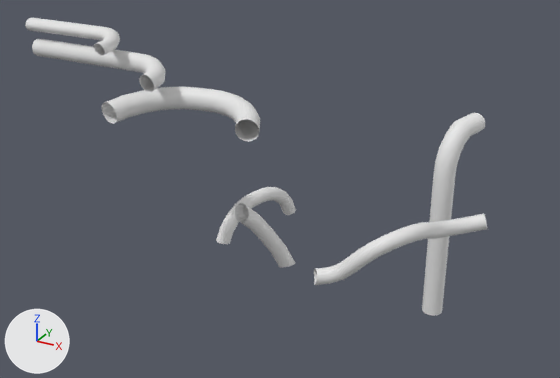
Renders of the FBX model Assets/Models/Level 1/FakePipes.FBX from each side of a commit.
Camera for both pictures: a camera (50 mm lens) standing at (2.008, -3.225, 0.552) and looking at (1.36, -2.047, -0.037). The axes (+X, +Y, +Z) are drawn at lower left. The lights are the same throughout. Where no turn or scale is listed for an object, it has been applied to the vertices.

The first picture shows 'ArtPipes'.
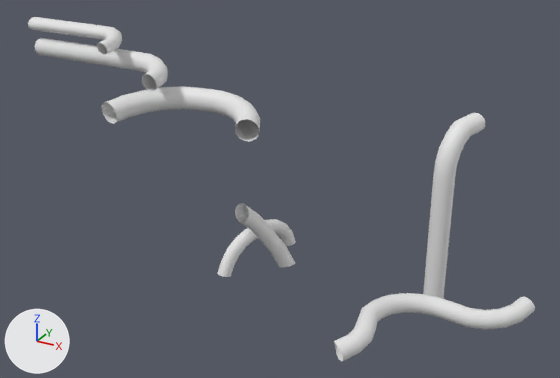
Location of each change, [x1, y1, x2, y2] in pixels of the pictures (560 x 378 px; the box of a moved part takes in the faces that stretch with it):
'ArtPipes', reshaped (9% wider, 16% taller)
    before: [25, 18, 488, 316]
    after: [28, 17, 535, 362]
part 1 of me_mesh, moved or reshaped
    before: [216, 187, 296, 244]
    after: [217, 219, 295, 277]
part 2 of me_mesh, moved or reshaped
    before: [314, 214, 488, 285]
    after: [334, 293, 535, 362]
part 3 of me_mesh, moved or reshaped
    before: [32, 39, 165, 92]
    after: [35, 38, 168, 91]
part 4 of me_mesh, moved or reshaped
    before: [25, 18, 120, 56]
    after: [28, 17, 122, 55]

Diff of the bpy script that builds the scene:
```diff
--- a/Assets/Models/Level 1/FakePipes.FBX.py
+++ b/Assets/Models/Level 1/FakePipes.FBX.py
@@ me_mesh @@
 me_mesh.from_pydata(...)  # 1368 vertices, 2484 faces; spans x 0.15..1.015, y -0.253..0.202, z -0.462..0.123
 # used by ob_artpipes; location = (0.711, -1.97, 0.129)
+# me_mesh part 1: the loose piece of 198 vertices spanning x 0.487..0.569, y -0.068..0.153, z -0.329..-0.241 is moved by (0.0, 0.0, -0.078)
+# me_mesh part 2: the loose piece of 288 vertices spanning x 0.76..1.015, y -0.175..0.074, z -0.295..-0.176 is multiplied about its middle by the matrix ((0.193, 0.938, -0.542), (0.869, 0.193, 0.646), (0.646, -0.542, -0.707)), then moved by (0.119, -0.152, -0.053)
+# me_mesh part 3: the loose piece of 198 vertices spanning x 0.16..0.491, y -0.239..-0.149, z 0.038..0.084 is moved by (0.0, 0.007, 0.0)
+# me_mesh part 4: the loose piece of 198 vertices spanning x 0.15..0.388, y -0.239..-0.149, z 0.09..0.123 is moved by (0.0, 0.007, 0.0)
```
